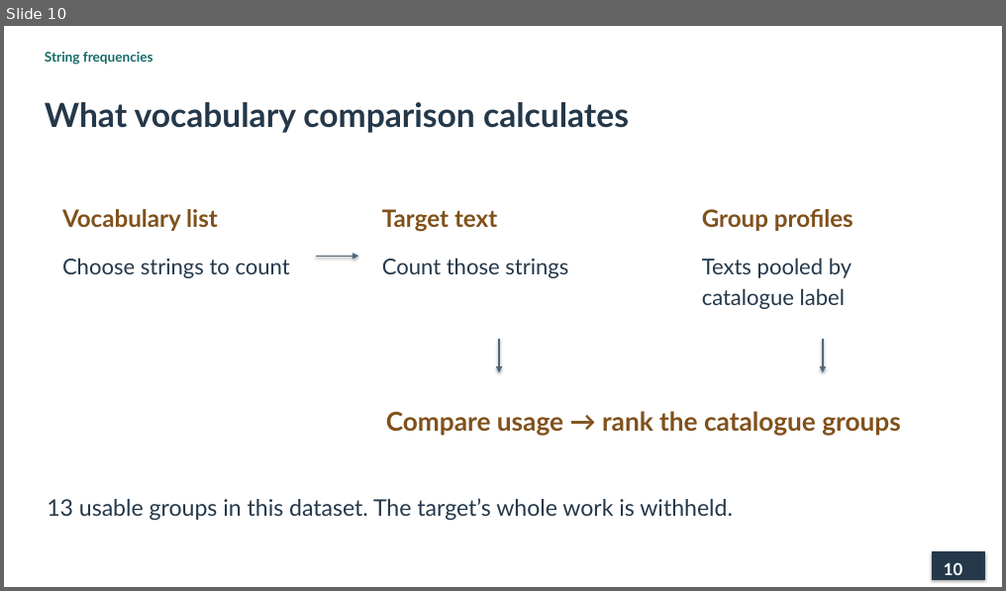
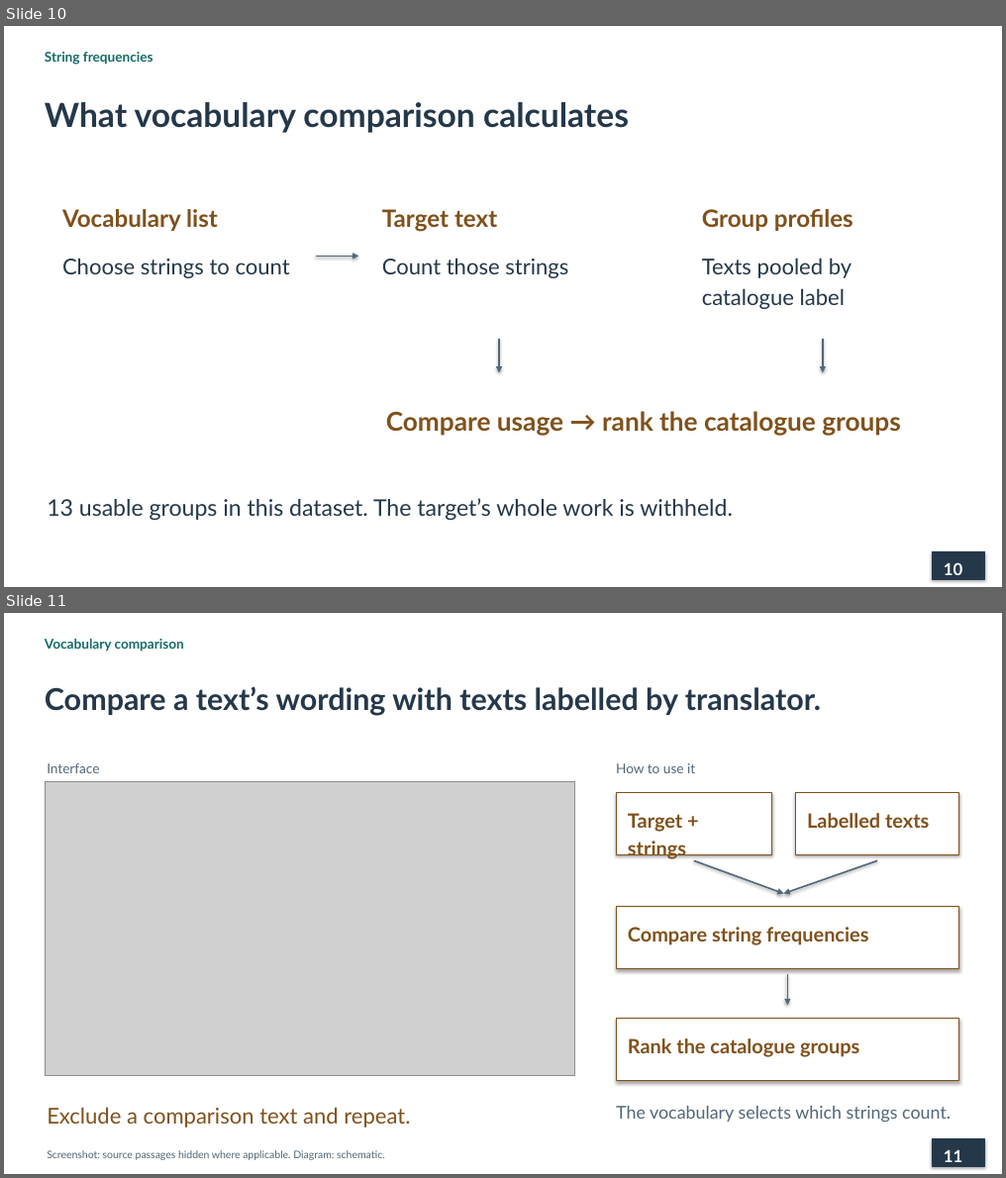
Before and after one commit to lopentu/cohort, a slide deck: docs/presentation/cohort-pnc-2026.pptx. Shown one above the other, each under a label of ours: slide 10 before the commit, slides 10 and 11 after it. The pictures are 1006x591 and 1006x1178 pixels, drawn with LibreOffice and Linux fonts; fonts in the diff are those of the drawing; grey boxes stand for pictures. Boxes give left, top, right and bottom in pixels: in the first picture for what was removed or moved away, otherwise in the second. Text is boxed around its words. In the diff, an @@ line names an element or a change of style, - is before the commit and + after.

Commit message:
Add visually checked workflow diagrams to each tab slide

```diff
--- a/docs/presentation/cohort-pnc-2026.pptx
+++ b/docs/presentation/cohort-pnc-2026.pptx
@@ slide 11 added at (x1=4, y1=613, x2=1002, y2=1174), background #FFFFFF @@
@@ text added at (x1=45, y1=639, x2=184, y2=652), 13 pt, text #146C68, bold @@
+Vocabulary comparison
@@ text added at (x1=45, y1=686, x2=821, y2=716), 29 pt, text #24384A, bold @@
+Compare a text’s wording with texts labelled by translator.
@@ picture added at (x1=45, y1=781, x2=574, y2=1076) @@
@@ text added at (x1=47, y1=763, x2=99, y2=773), 13 pt, text #526778 @@
+Interface
@@ text added at (x1=616, y1=763, x2=695, y2=773), 13 pt, text #526778 @@
+How to use it
@@ rectangle added at (x1=617, y1=792, x2=772, y2=855), fill #FFFFFF, outline #80511B 1 pt @@
@@ text added at (x1=628, y1=813, x2=686, y2=860), 19 pt, text #80511B, bold @@
+Target + strings
@@ rectangle added at (x1=795, y1=792, x2=959, y2=855), fill #FFFFFF, outline #80511B 1 pt @@
@@ text added at (x1=807, y1=813, x2=929, y2=828), 19 pt, text #80511B, bold @@
+Labelled texts
@@ arrow added from (694, 861) to (784, 894), #526778 1.5 pt @@
@@ arrow added from (877, 861) to (784, 894), #526778 1.5 pt @@
@@ rectangle added at (x1=617, y1=907, x2=959, y2=969), fill #FFFFFF, outline #80511B 1 pt @@
@@ text added at (x1=628, y1=927, x2=868, y2=946), 19 pt, text #80511B, bold @@
+Compare string frequencies
@@ arrow added from (788, 974) to (788, 1005), #526778 1.5 pt @@
@@ rectangle added at (x1=617, y1=1019, x2=959, y2=1081), fill #FFFFFF, outline #80511B 1 pt @@
@@ text added at (x1=628, y1=1039, x2=859, y2=1058), 19 pt, text #80511B, bold @@
+Rank the catalogue groups
@@ text added at (x1=47, y1=1107, x2=410, y2=1128), 21 pt, text #80511B @@
+Exclude a comparison text and repeat.
@@ text added at (x1=616, y1=1106, x2=950, y2=1122), 17 pt, text #526778 @@
+The vocabulary selects which strings count.
@@ rectangle added at (x1=933, y1=1140, x2=985, y2=1166), fill #24384A, outline #24384A 1 pt @@
@@ text added at (x1=47, y1=1151, x2=385, y2=1160), 10 pt, text #526778 @@
+Screenshot: source passages hidden where applicable. Diagram: schematic.
@@ text added at (x1=944, y1=1151, x2=962, y2=1162), 16 pt, text #FFFFFF, bold @@
+11
```
Also in this commit, not shown: 1 slide changed, 3 other slides added, 4 slides removed, 3 other files.
